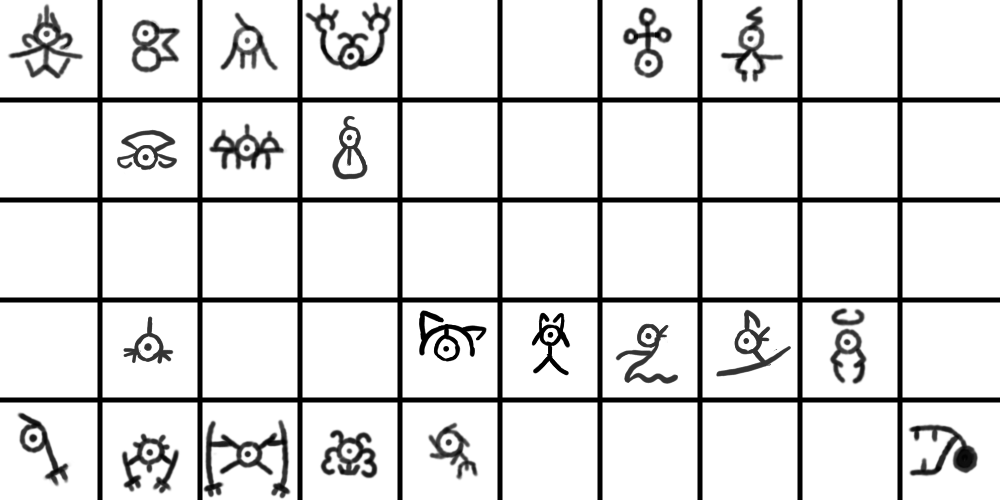
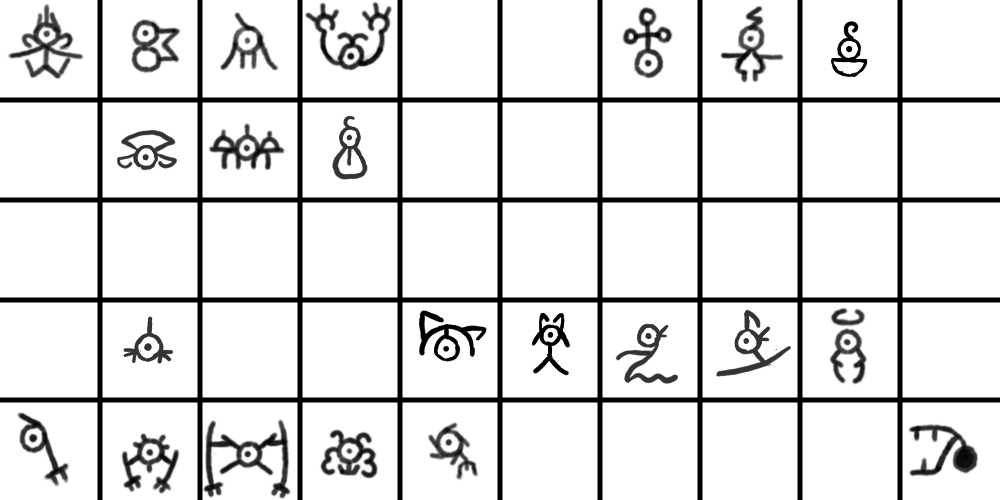
Revision of a layered 1000px x 500px image; what changed, layer by layer:
painted on "Paint Layer 1" over [831, 21, 868, 77]
